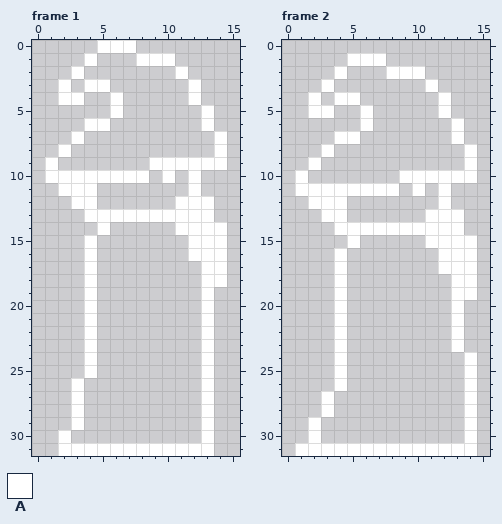
One commit to this pixel-art file: Assets/Art/Images/Player/Player.ase. The first picture shows the starting point.
16x32 pixels, 2 frames. Shown: frame 1, frame 2.
Palette (. is transparent): A #ffffff
Pixels before, frame 1, first column x 1:
 0 ....AAA.......
 1 ...A...AAA....
 2 ..A.......A...
 3 .A.AA......A..
 4 .AA..A.....A..
 5 .....A......A.
 6 ...AA.......A.
 7 ..A..........A
 8 .A...........A
 9 A.......AAAAAA
10 AAAAAAAA.A.A..
11 .AAA.......A..
12 ..AA......AAA.
13 ...AAAAAAAAAA.
14 ....A.....AAAA
15 ...A.......AAA
16 ...A.......AAA
17 ...A........AA
18 ...A........AA
19 ...A........A.
20 ...A........A.
21 ...A........A.
22 ...A........A.
23 ...A........A.
24 ...A........A.
25 ...A........A.
26 ..A.........A.
27 ..A.........A.
28 ..A.........A.
29 ..A.........A.
30 .A..........A.
31 .AAAAAAAAAAAA.
Pixels before, frame 2, first column x 1:
 1 ....AAA.......
 2 ...A...AAA....
 3 ..A.......A...
 4 .A.AA......A..
 5 .AA..A.....A..
 6 .....A......A.
 7 ...AA.......A.
 8 ..A..........A
 9 .A...........A
10 A.......AAAAAA
11 AAAAAAAA.A.A..
12 .AAA.......A..
13 ..AA......AAA.
14 ...AAAAAAAAAA.
15 ....A.....AAAA
16 ...A.......AAA
17 ...A.......AAA
18 ...A........AA
19 ...A........AA
20 ...A........A.
21 ...A........A.
22 ...A........A.
23 ...A........A.
24 ...A.........A
25 ...A.........A
26 ...A.........A
27 ..A..........A
28 ..A..........A
29 .A...........A
30 .A...........A
31 AAAAAAAAAAAAAA
The result:
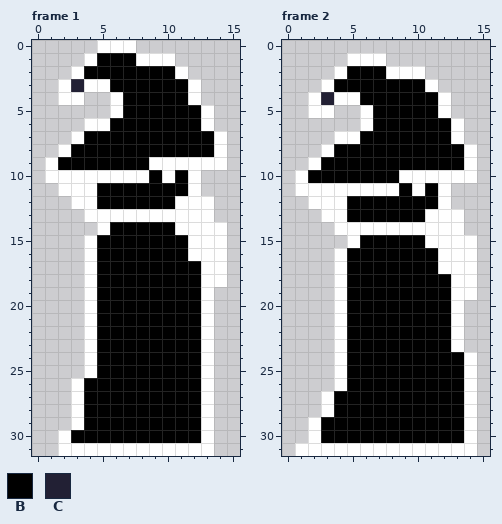
Colours new in this view: B #000000  C #222034
Change:
Changed rows in their new state; - is an unchanged pixel.
Frame 1:
first column x 2:
 1 ---BBB------
 2 --BBBBBBB---
 3 -C--BBBBBB--
 4 -----BBBBB--
 5 -----BBBBBB-
 6 ----BBBBBBB-
 7 --BBBBBBBBBB
 8 -BBBBBBBBBBB
 9 BBBBBBB-----
10 -------B-B--
11 ---BBBBBBB--
12 ---BBBBBB---
14 ----BBBBB---
15 ---BBBBBBB--
16 ---BBBBBBB--
17 ---BBBBBBBB-
18 ---BBBBBBBB-
19 ---BBBBBBBB-
20 ---BBBBBBBB-
21 ---BBBBBBBB-
22 ---BBBBBBBB-
23 ---BBBBBBBB-
24 ---BBBBBBBB-
25 ---BBBBBBBB-
26 --BBBBBBBBB-
27 --BBBBBBBBB-
28 --BBBBBBBBB-
29 --BBBBBBBBB-
30 -BBBBBBBBBB-
Frame 2:
first column x 2:
 2 ---BBB------
 3 --BBBBBBB---
 4 -C--BBBBBB--
 5 -----BBBBB--
 6 -----BBBBBB-
 7 ----BBBBBBB-
 8 --BBBBBBBBBB
 9 -BBBBBBBBBBB
10 BBBBBBB-----
11 -------B-B--
12 ---BBBBBBB--
13 ---BBBBBB---
15 ----BBBBB---
16 ---BBBBBBB--
17 ---BBBBBBB--
18 ---BBBBBBBB-
19 ---BBBBBBBB-
20 ---BBBBBBBB-
21 ---BBBBBBBB-
22 ---BBBBBBBB-
23 ---BBBBBBBB-
24 ---BBBBBBBBB
25 ---BBBBBBBBB
26 ---BBBBBBBBB
27 --BBBBBBBBBB
28 --BBBBBBBBBB
29 -BBBBBBBBBBB
30 -BBBBBBBBBBB
